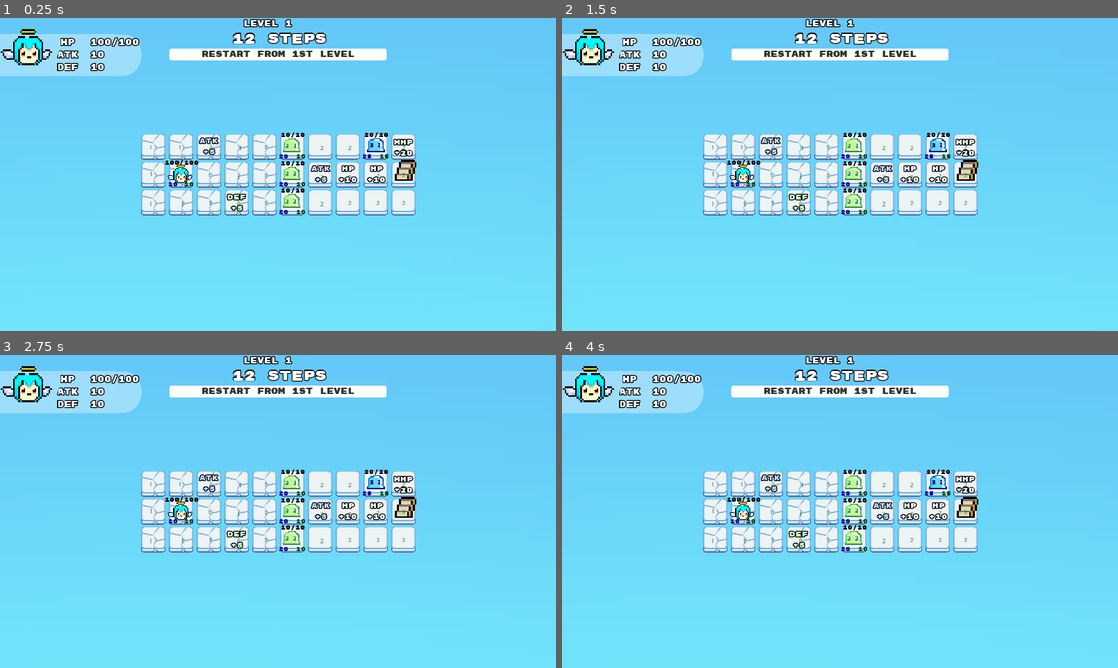
Above: before the commit, frames 1-4 (two rows, left to right).
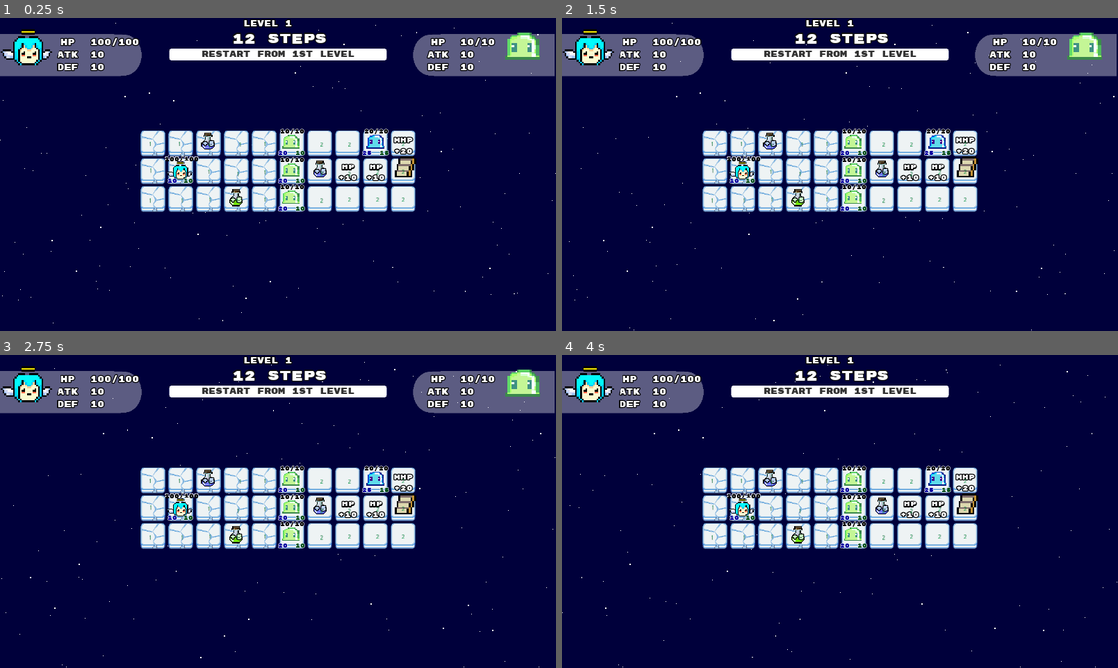
Above: after the commit, the same moments.

Repository: cle-cle-cle/Skys_the_Limit
Game: Godot game, scene res://game/code_source/game.tscn
The game is run twice, just before and just after one commit, with the same random seed, the same clock (stepped at 60 frames per second) and the same inputs.
Inputs (mouse positions are in pixels of both pictures, inside the frame that each line leads up to):
- Up to frame 1 (0.25 s): no input
- Up to frame 2 (1.5 s): click "Restart From 1st Level" at 0.5 s; click "Restart From 1st Level" at 1.25 s
- Up to frame 3 (2.75 s): click "Restart From 1st Level" at 2 s
- Up to frame 4 (4 s): tap Enter at 2.75, 2.85, 3.6 s; move the mouse to (851, 483) at 2.77 s; hold Right 2.78-3.53 s; tap Space at 3.02, 3.77 s; move the mouse to (851, 511) at 3.52 s; hold Down from 3.53 s (still down)

The runs differ from the first frame. In frame 1, 92% of the frame differs, in the area x 0-100%, y 0-100%; in frame 2, 92%; in frame 3, 92%; in frame 4, 92%.

Commit message:
changed visual stuff

Diff:
--- a/game/code_source/Dialogue.tscn
+++ b/game/code_source/Dialogue.tscn
@@ -1,6 +1,6 @@
 [gd_scene load_steps=3 format=2]
 
-[ext_resource path="res://game/assets/Rubik_Mono_One/IBMPlexMono-SemiBold.ttf" type="DynamicFontData" id=1]
+[ext_resource path="res://game/assets/fonts/IBMPlexMono-SemiBold.ttf" type="DynamicFontData" id=1]
 
 [sub_resource type="DynamicFont" id=12]
 size = 26
--- a/game/code_source/UI.tscn
+++ b/game/code_source/UI.tscn
@@ -4,8 +4,8 @@
 [ext_resource path="res://game/code_source/player_stats_vbox.gd" type="Script" id=2]
 [ext_resource path="res://game/assets/ladyangel_avatar.png" type="Texture" id=3]
 [ext_resource path="res://game/code_source/dialogue.tscn" type="PackedScene" id=4]
-[ext_resource path="res://game/assets/Rubik_Mono_One/RubikMonoOne-Regular.ttf" type="DynamicFontData" id=5]
-[ext_resource path="res://game/assets/Rubik_Mono_One/IBMPlexMono-SemiBold.ttf" type="DynamicFontData" id=6]
+[ext_resource path="res://game/assets/fonts/RubikMonoOne-Regular.ttf" type="DynamicFontData" id=5]
+[ext_resource path="res://game/assets/fonts/IBMPlexMono-SemiBold.ttf" type="DynamicFontData" id=6]
 [ext_resource path="res://game/assets/UI/stats_panel.png" type="Texture" id=7]
 [ext_resource path="res://game/assets/slime_green.png" type="Texture" id=8]
 [ext_resource path="res://game/code_source/ui.gd" type="Script" id=9]
@@ -294,8 +294,10 @@
 text = "10"
 
 [node name="EnemyStats" type="Control" parent="."]
-visible = false
-margin_right = 40.0
+anchor_left = 1.0
+anchor_right = 1.0
+margin_left = -1280.0
+margin_right = -1240.0
 margin_bottom = 40.0
 
 [node name="StatsPanel2" type="TextureRect" parent="EnemyStats"]
--- a/game/code_source/level.tscn
+++ b/game/code_source/level.tscn
@@ -6,7 +6,7 @@
 [ext_resource path="res://game/assets/grid/grid_tileset.tres" type="TileSet" id=4]
 [ext_resource path="res://game/code_source/pawns/Actor.tscn" type="PackedScene" id=5]
 [ext_resource path="res://game/code_source/level.gd" type="Script" id=6]
-[ext_resource path="res://game/assets/Rubik_Mono_One/RubikMonoOne-Regular.ttf" type="DynamicFontData" id=7]
+[ext_resource path="res://game/assets/fonts/RubikMonoOne-Regular.ttf" type="DynamicFontData" id=7]
 [ext_resource path="res://game/code_source/pawns/enemy.tscn" type="PackedScene" id=8]
 [ext_resource path="res://game/assets/ladyangel_avatar.png" type="Texture" id=9]
 [ext_resource path="res://game/assets/backgrounds/bg_1.png" type="Texture" id=10]
--- a/game/code_source/levels/Level_0.tscn
+++ b/game/code_source/levels/Level_0.tscn
@@ -16,10 +16,32 @@
 [ext_resource path="res://game/code_source/stair.gd" type="Script" id=16]
 [ext_resource path="res://game/assets/grid/grid_tileset.tres" type="TileSet" id=17]
 
+[sub_resource type="ParticlesMaterial" id=1]
+emission_shape = 2
+emission_box_extents = Vector3( 1, 360, 1 )
+flag_disable_z = true
+spread = 1.0
+gravity = Vector3( 0, 0, 0 )
+initial_velocity = -10.0
+orbit_velocity = 0.0
+orbit_velocity_random = 0.0
+
+[sub_resource type="ParticlesMaterial" id=2]
+emission_shape = 2
+emission_box_extents = Vector3( 1, 360, 1 )
+flag_disable_z = true
+spread = 1.0
+gravity = Vector3( 0, 0, 0 )
+initial_velocity = -20.0
+orbit_velocity = 0.0
+orbit_velocity_random = 0.0
+scale = 3.0
+
 [node name="Level_0" type="Node"]
 script = ExtResource( 6 )
 
 [node name="Background" type="TextureRect" parent="."]
+visible = false
 margin_left = -443.0
 margin_top = -353.0
 margin_right = 1605.0
@@ -27,8 +49,26 @@
 mouse_filter = 2
 texture = ExtResource( 9 )
 
+[node name="ParallaxParticleBG" type="Node2D" parent="."]
+
+[node name="Particles2D_back" type="Particles2D" parent="ParallaxParticleBG"]
+position = Vector2( 1301, 360 )
+z_index = -100
+amount = 300
+lifetime = 140.0
+preprocess = 280.0
+process_material = SubResource( 1 )
+
+[node name="Particles2D_mid" type="Particles2D" parent="ParallaxParticleBG"]
+position = Vector2( 1301, 360 )
+z_index = -100
+amount = 50
+lifetime = 140.0
+preprocess = 280.0
+process_material = SubResource( 2 )
+
 [node name="Camera2D" type="Camera2D" parent="."]
-position = Vector2( 639, 352 )
+position = Vector2( 640, 360 )
 current = true
 
 [node name="Grid" type="TileMap" parent="."]
--- a/game/code_source/levels/Level_1.tscn
+++ b/game/code_source/levels/Level_1.tscn
@@ -16,11 +16,33 @@
 [ext_resource path="res://game/code_source/grid.gd" type="Script" id=14]
 [ext_resource path="res://game/assets/stair.png" type="Texture" id=17]
 
+[sub_resource type="ParticlesMaterial" id=1]
+emission_shape = 2
+emission_box_extents = Vector3( 1, 360, 1 )
+flag_disable_z = true
+spread = 1.0
+gravity = Vector3( 0, 0, 0 )
+initial_velocity = -10.0
+orbit_velocity = 0.0
+orbit_velocity_random = 0.0
+
+[sub_resource type="ParticlesMaterial" id=2]
+emission_shape = 2
+emission_box_extents = Vector3( 1, 360, 1 )
+flag_disable_z = true
+spread = 1.0
+gravity = Vector3( 0, 0, 0 )
+initial_velocity = -20.0
+orbit_velocity = 0.0
+orbit_velocity_random = 0.0
+scale = 3.0
+
 [node name="Level_1" type="Node"]
 script = ExtResource( 13 )
 current_level = 1
 
 [node name="Background" type="TextureRect" parent="."]
+visible = false
 margin_left = -443.0
 margin_top = -353.0
 margin_right = 1605.0
@@ -28,6 +50,24 @@
 mouse_filter = 2
 texture = ExtResource( 6 )
 
+[node name="ParallaxParticleBG" type="Node2D" parent="."]
+
+[node name="Particles2D_back" type="Particles2D" parent="ParallaxParticleBG"]
+position = Vector2( 1301, 360 )
+z_index = -100
+amount = 300
+lifetime = 140.0
+preprocess = 280.0
+process_material = SubResource( 1 )
+
+[node name="Particles2D_mid" type="Particles2D" parent="ParallaxParticleBG"]
+position = Vector2( 1301, 360 )
+z_index = -100
+amount = 50
+lifetime = 140.0
+preprocess = 280.0
+process_material = SubResource( 2 )
+
 [node name="Camera2D" type="Camera2D" parent="."]
 position = Vector2( 639, 352 )
 current = true
@@ -659,4 +699,3 @@
 
 [node name="BGM" type="AudioStreamPlayer" parent="."]
 stream = ExtResource( 1 )
-autoplay = true
--- a/game/code_source/levels/Level_ending.tscn
+++ b/game/code_source/levels/Level_ending.tscn
@@ -4,7 +4,7 @@
 [ext_resource path="res://game/code_source/ui.tscn" type="PackedScene" id=2]
 [ext_resource path="res://game/code_source/grid.gd" type="Script" id=3]
 [ext_resource path="res://game/code_source/level.gd" type="Script" id=4]
-[ext_resource path="res://game/assets/Rubik_Mono_One/RubikMonoOne-Regular.ttf" type="DynamicFontData" id=5]
+[ext_resource path="res://game/assets/fonts/RubikMonoOne-Regular.ttf" type="DynamicFontData" id=5]
 [ext_resource path="res://game/sounds/click.wav" type="AudioStream" id=6]
 [ext_resource path="res://game/sounds/hitHurt.wav" type="AudioStream" id=7]
 [ext_resource path="res://game/assets/backgrounds/bg_3.png" type="Texture" id=8]
--- a/game/code_source/pawns/Actor.tscn
+++ b/game/code_source/pawns/Actor.tscn
@@ -2,7 +2,7 @@
 
 [ext_resource path="res://game/code_source/pawns/actor.gd" type="Script" id=1]
 [ext_resource path="res://game/assets/angel.png" type="Texture" id=2]
-[ext_resource path="res://game/assets/Rubik_Mono_One/RubikMonoOne-Regular.ttf" type="DynamicFontData" id=3]
+[ext_resource path="res://game/assets/fonts/RubikMonoOne-Regular.ttf" type="DynamicFontData" id=3]
 
 [sub_resource type="Animation" id=4]
 length = 0.001
@@ -79,6 +79,7 @@
 
 [sub_resource type="DynamicFont" id=3]
 size = 14
+outline_size = 1
 font_data = ExtResource( 3 )
 
 [node name="Actor" type="Node2D"]
--- a/game/code_source/pawns/enemy.tscn
+++ b/game/code_source/pawns/enemy.tscn
@@ -1,19 +1,22 @@
 [gd_scene load_steps=8 format=2]
 
 [ext_resource path="res://game/code_source/pawns/enemy.gd" type="Script" id=1]
-[ext_resource path="res://game/assets/Rubik_Mono_One/RubikMonoOne-Regular.ttf" type="DynamicFontData" id=2]
+[ext_resource path="res://game/assets/fonts/RubikMonoOne-Regular.ttf" type="DynamicFontData" id=2]
 [ext_resource path="res://game/assets/slime_green.png" type="Texture" id=3]
 
 [sub_resource type="DynamicFont" id=7]
 size = 14
+outline_size = 1
 font_data = ExtResource( 2 )
 
 [sub_resource type="DynamicFont" id=8]
 size = 14
+outline_size = 1
 font_data = ExtResource( 2 )
 
 [sub_resource type="DynamicFont" id=9]
 size = 14
+outline_size = 1
 font_data = ExtResource( 2 )
 
 [sub_resource type="RectangleShape2D" id=10]
@@ -34,7 +37,7 @@
 margin_bottom = -13.0
 custom_colors/font_color = Color( 0, 0, 0, 1 )
 custom_fonts/font = SubResource( 7 )
-text = "1/1"
+text = "10/10"
 align = 1
 valign = 1
 
@@ -45,7 +48,7 @@
 margin_bottom = 36.0
 custom_colors/font_color = Color( 0.027451, 0, 0.623529, 1 )
 custom_fonts/font = SubResource( 8 )
-text = "1"
+text = "20"
 align = 1
 valign = 1
 
@@ -56,7 +59,7 @@
 margin_bottom = 36.0
 custom_colors/font_color = Color( 0, 0.301961, 0.101961, 1 )
 custom_fonts/font = SubResource( 9 )
-text = "1"
+text = "10"
 align = 1
 valign = 1
 
--- a/game/code_source/pawns/upgrade.gd
+++ b/game/code_source/pawns/upgrade.gd
@@ -2,6 +2,7 @@
 class_name Upgrade extends Pawn
 
 onready var label = $Label
+onready var sprite = $Sprite
 
 
 # Upgrad stats
@@ -20,7 +21,17 @@
 
 func _ready():
 	update_labels()
+	initialize_sprite()
 
+
+func initialize_sprite():
+	match upgrade_type:
+		UPGRADE_TYPES.ATK:
+			sprite.texture = preload("res://game/assets/upgrades/bottle_blue.png")
+		UPGRADE_TYPES.DEF:
+			sprite.texture = preload("res://game/assets/upgrades/bottle_green.png")
+		_:
+			sprite.hide()
 
 func update_labels():
 	match upgrade_type:
@@ -29,10 +40,10 @@
 		UPGRADE_TYPES.MHP:
 			label.text = "MHP" + "\n" + "+" + String(value)
 		UPGRADE_TYPES.ATK:
-			label.text = "ATK" + "\n" + "+" +  String(value)
+			label.text = "+" +  String(value)
 			label.modulate = "#c0d9ff"
 		UPGRADE_TYPES.DEF:
-			label.text = "DEF" + "\n" + "+" +  String(value)
+			label.text = "+" +  String(value)
 			label.modulate = "#ccffc5"
 		UPGRADE_TYPES.ATK_MUL:
 			label.text = "ATK" + "\n" + "x" +  String(value)
--- a/game/code_source/pawns/upgrade.tscn
+++ b/game/code_source/pawns/upgrade.tscn
@@ -1,7 +1,8 @@
-[gd_scene load_steps=4 format=2]
+[gd_scene load_steps=5 format=2]
 
 [ext_resource path="res://game/code_source/pawns/upgrade.gd" type="Script" id=1]
-[ext_resource path="res://game/assets/Rubik_Mono_One/RubikMonoOne-Regular.ttf" type="DynamicFontData" id=2]
+[ext_resource path="res://game/assets/fonts/RubikMonoOne-Regular.ttf" type="DynamicFontData" id=2]
+[ext_resource path="res://game/assets/upgrades/bottle_green.png" type="Texture" id=3]
 
 [sub_resource type="DynamicFont" id=1]
 outline_size = 2
@@ -14,14 +15,17 @@
 type = 1
 upgrade_type = 1
 
+[node name="Sprite" type="Sprite" parent="."]
+position = Vector2( 0, -1 )
+texture = ExtResource( 3 )
+
 [node name="Label" type="Label" parent="."]
 margin_left = -21.0
-margin_top = -21.0
+margin_top = -17.0
 margin_right = 21.0
-margin_bottom = 22.0
-custom_colors/font_outline_modulate = Color( 0, 0, 0, 1 )
+margin_bottom = 26.0
+custom_colors/font_color = Color( 1, 1, 1, 1 )
 custom_fonts/font = SubResource( 1 )
-text = "ATK
-+3"
+text = "+1"
 align = 1
 valign = 1
--- a/project.godot
+++ b/project.godot
@@ -40,6 +40,7 @@
 
 config/name="Sky's The Limit"
 run/main_scene="res://game/code_source/game.tscn"
+boot_splash/bg_color=Color( 0.141176, 0.141176, 0.141176, 1 )
 config/icon="res://icon.png"
 config/windows_native_icon="res://icon.ico"
 
@@ -58,6 +59,9 @@
 [global]
 
 icon=false
+color=false
+background=false
+default=false
 
 [input]
 
@@ -88,5 +92,5 @@
 
 [rendering]
 
-environment/default_clear_color=Color( 0.392157, 0.462745, 0.909804, 1 )
+environment/default_clear_color=Color( 0, 0, 0.235294, 1 )
 environment/default_environment="res://default_env.tres"
Not shown, removed: game/assets/Rubik_Mono_One/OFL.txt
Binary file added: game/assets/fence.aseprite
Binary file added: game/assets/fence_bottom.png
Not shown, added: game/assets/fence_bottom.png.import
Binary file added: game/assets/fence_side.png
Not shown, added: game/assets/fence_side.png.import
Binary file added: game/assets/fonts/GravityRegular5.ttf
Renamed: game/assets/Rubik_Mono_One/RubikMonoOne-Regular.ttf -> game/assets/fonts/RubikMonoOne-Regular.ttf
Binary file added: game/assets/upgrades/bottle.aseprite
Binary file added: game/assets/upgrades/bottle_blue.png
Not shown, added: game/assets/upgrades/bottle_blue.png.import
Binary file added: game/assets/upgrades/bottle_green.png
(and 3 more such lines)
